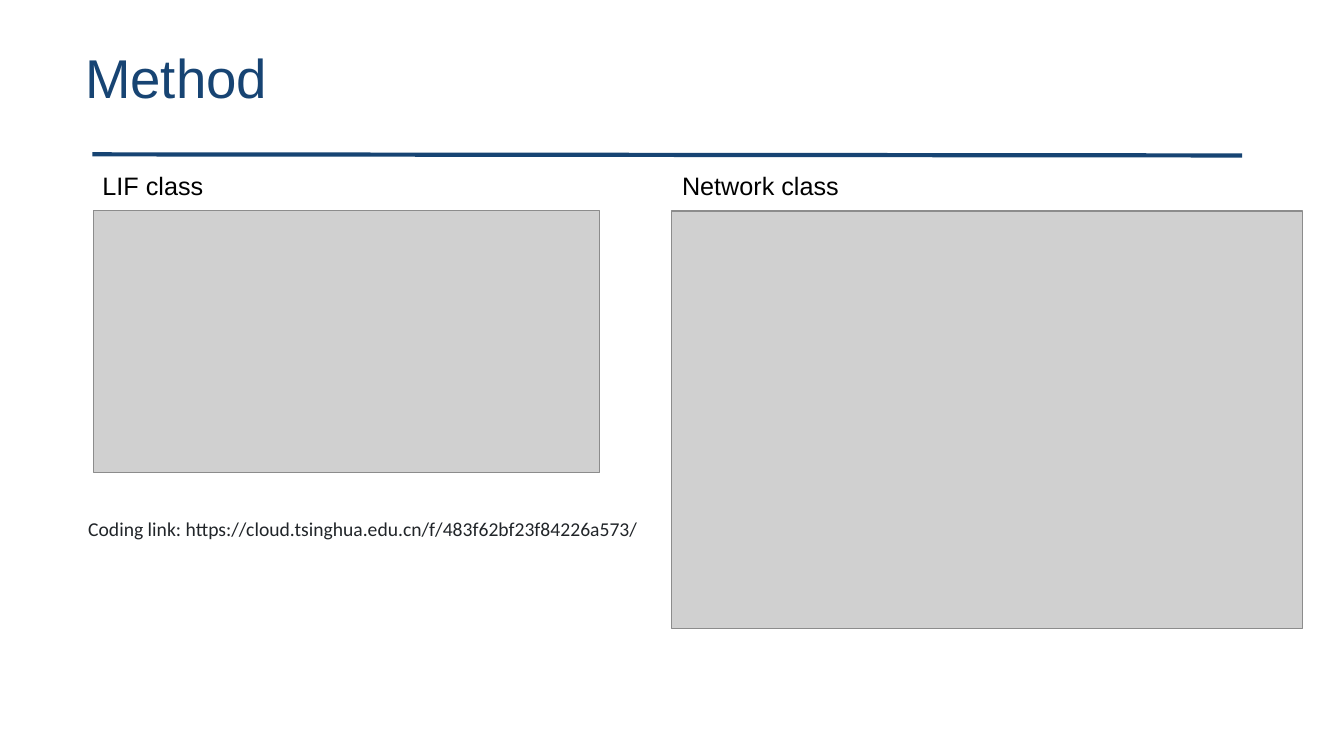
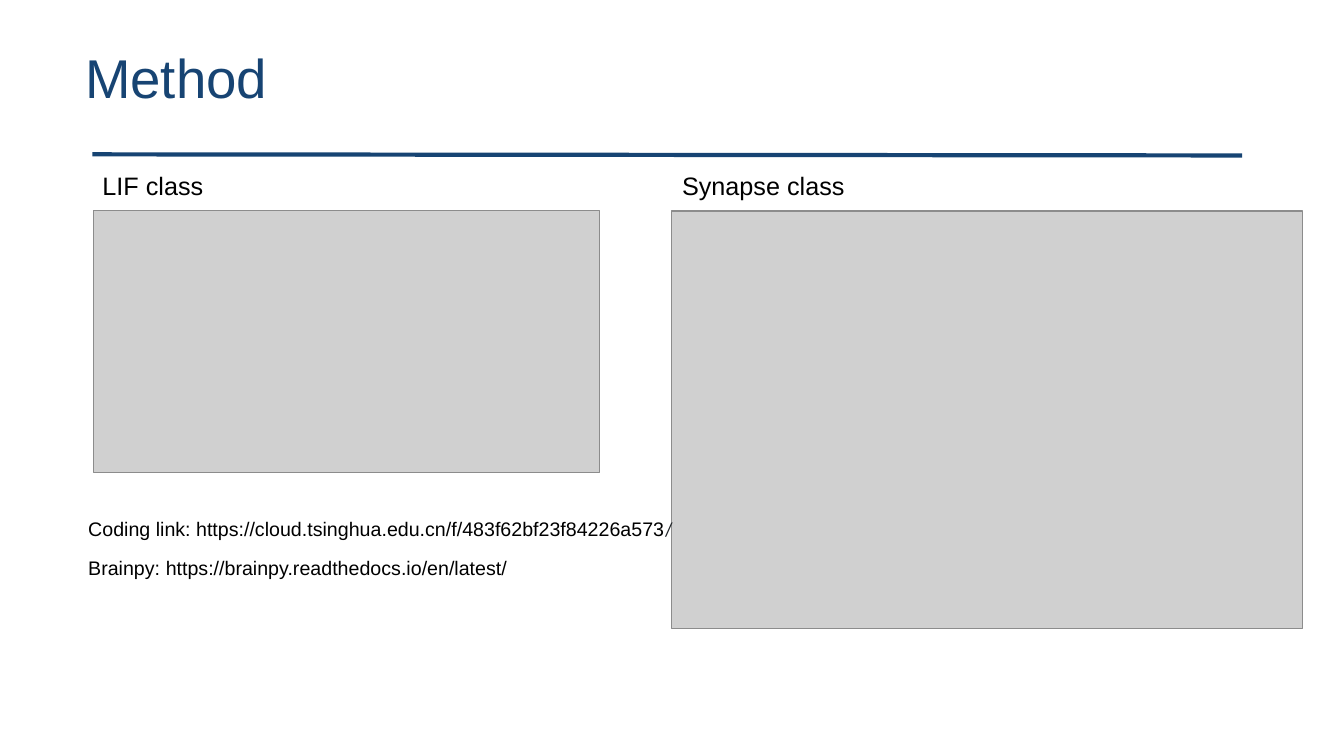
Before and after one commit to AohuaCheng/Neuro-and-Complexity-Science, a slide deck: slide 6 of Discuss/AohuaCheng_STDP.pptx. Drawn at 1344x756 pixels with LibreOffice and Linux fonts; fonts in the diff are those of the drawing; grey boxes stand for pictures. Boxes give left, top, right and bottom in pixels: in the first picture for what was removed or moved away, otherwise in the second. Text is boxed around its words. In the diff, an @@ line names an element or a change of style, - is before the commit and + after.

```diff
--- a/Discuss/AohuaCheng_STDP.pptx
+++ b/Discuss/AohuaCheng_STDP.pptx
@@ text at (x1=682, y1=176, x2=844, y2=200): text changed @@
-Network class
+Synapse class
@@ text "Coding link: https://cloud.tsinghua.edu.cn/f/483f62bf23f8422 ..." at (x1=88, y1=521, x2=673, y2=541): font Calibri to Arial, text colour #212529 to #000000 @@
@@ text added at (x1=88, y1=560, x2=507, y2=579), 14 pt, text #000000 @@
+Brainpy: https://brainpy.readthedocs.io/en/latest/
```
Also in this commit, not shown: 1 other slide changed, 1 slide added, 1 slide removed, 8 other files.
